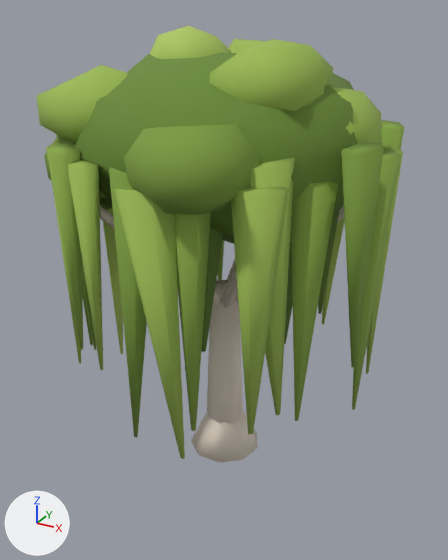
The glTF model web/public/assets/models/trees/willow.glb, before and after one commit.
Both versions are drawn from a 50 mm lens placed at (3.86, -7.06, 6.31), pointed at (0.03, -0.09, 2.83). Lighting does not change. The marker at lower left points along +X, +Y and +Z. The older version comes first. Vertices at exactly the same position are counted once.

Objects in the first picture: 'willow'.
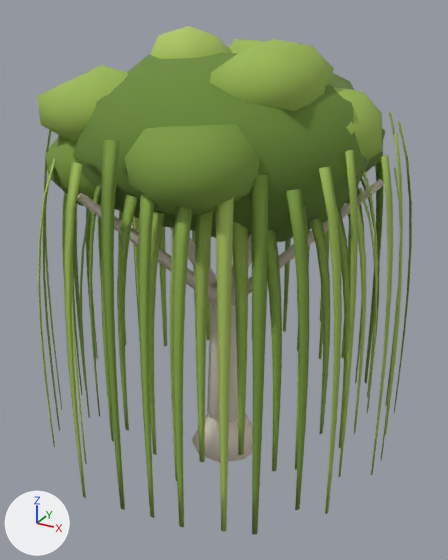
Pixel boxes [x1, y1, x2, y2] of what changed, in the pictures (448 x 560 px):
'willow', reshaped, moved (16% taller)
    before: [37, 26, 404, 463]
    after: [37, 26, 412, 534]
part 1 of me_willow, rebuilt (52% narrower, 46% taller)
    before: [341, 143, 384, 367]
    after: [338, 150, 358, 477]
part 2 of me_willow, rebuilt (not visible before)
    after: [159, 227, 167, 346]
part 3 of me_willow, rebuilt
    before: [365, 120, 404, 354]
    after: [361, 178, 380, 364]
part 4 of me_willow, rebuilt
    before: [50, 145, 81, 363]
    after: [73, 203, 82, 395]
part 5 of me_willow, rebuilt
    before: [68, 160, 103, 370]
    after: [72, 252, 87, 464]
part 6 of me_willow, rebuilt (not visible afterwards)
    before: [322, 205, 345, 324]
part 7 of me_willow, rebuilt (not visible before)
    after: [133, 216, 139, 308]
part 8 of me_willow, rebuilt (68% narrower, 45% taller)
    before: [231, 187, 289, 434]
    after: [250, 175, 268, 534]
part 9 of me_willow, rebuilt
    before: [174, 212, 211, 431]
    after: [195, 211, 213, 462]
part 10 of me_willow, rebuilt (mostly hidden afterwards)
    before: [103, 209, 123, 354]
    after: [99, 217, 101, 265]
part 11 of me_willow, rebuilt (64% narrower)
    before: [251, 158, 295, 415]
    after: [267, 229, 282, 471]
part 12 of me_willow, rebuilt
    before: [291, 181, 338, 421]
    after: [295, 207, 309, 470]
part 13 of me_willow, rebuilt
    before: [56, 134, 93, 346]
    after: [62, 192, 76, 385]
part 14 of me_willow, rebuilt
    before: [109, 167, 147, 437]
    after: [117, 194, 138, 431]
part 15 of me_willow, reshaped
    before: [44, 135, 403, 459]
    after: [38, 112, 412, 532]

The change in detail:
me_willow is used by ob_willow; location (0.0, 0.0, 0.0).
me_willow had 870 vertices, 1544 faces and spanned x -2.24..2.24, y -2.33..2.33, z 0.0..6.1.
me_willow now has 2638 vertices, 4944 faces and spans x -2.47..2.47, y -2.53..2.51, z 0.0..6.1.
me_willow part 1: the loose piece of 12 vertices spanning x 1.84..2.23, y -1.07..-0.51, z 2.3..5.01 is rebuilt with 32 vertices and now spans x 1.86..2.13, y -0.87..-0.69, z 0.8..4.94, in mat_leaf4 (green #9cba54).
me_willow part 2: the loose piece of 12 vertices spanning x -1.94..-1.46, y 0.87..1.44, z 1.76..4.66 is rebuilt with 32 vertices and now spans x -2.02..-1.68, y 1.05..1.36, z 0.5..4.61.
me_willow part 3: the loose piece of 12 vertices spanning x 1.66..2.06, y 0.64..1.16, z 1.61..4.97 is rebuilt with 32 vertices and now spans x 1.51..1.95, y 0.77..1.13, z 0.94..4.25.
me_willow part 4: the loose piece of 12 vertices spanning x -2.01..-1.65, y -1.3..-0.87, z 1.56..4.69 is rebuilt with 32 vertices and now spans x -1.75..-1.38, y -1.31..-0.97, z 1.06..4.57, in mat_leaf2 (green #7a9a3e).
me_willow part 5: the loose piece of 12 vertices spanning x -1.07..-0.6, y -1.96..-1.62, z 2.04..4.71 is rebuilt with 32 vertices and now spans x -1.11..-0.84, y -2.04..-1.74, z 0.6..4.68, in mat_leaf5 (green #aec862).
me_willow part 6: the loose piece of 12 vertices spanning x 0.87..1.38, y 1.28..1.71, z 1.58..4.81 is rebuilt with 32 vertices and now spans x 0.81..1.15, y 1.3..1.7, z 1.37..4.33, in mat_leaf3 (green #8aaa48).
me_willow part 7: the loose piece of 12 vertices spanning x -2.04..-1.72, y 0.3..0.82, z 1.66..4.7 is rebuilt with 32 vertices and now spans x -2.0..-1.66, y 0.41..0.64, z 1.44..4.44.
me_willow part 8: the loose piece of 12 vertices spanning x 1.07..1.54, y -1.89..-1.47, z 1.75..4.68 is rebuilt with 32 vertices and now spans x 1.16..1.51, y -1.98..-1.54, z 0.52..4.78, in mat_leaf2 (green #7a9a3e).
me_willow part 9: the loose piece of 12 vertices spanning x 0.36..0.84, y -2.0..-1.68, z 1.64..4.95 is rebuilt with 32 vertices and now spans x 0.58..0.79, y -1.94..-1.65, z 1.28..4.4, in mat_leaf4 (green #9cba54).
me_willow part 10: the loose piece of 12 vertices spanning x -1.98..-1.66, y -0.44..0.13, z 1.16..4.64 is rebuilt with 32 vertices and now spans x -2.13..-1.79, y -0.21..-0.01, z 1.4..4.51, in mat_leaf3 (green #8aaa48).
me_willow part 11: the loose piece of 12 vertices spanning x 1.02..1.48, y -1.69..-1.23, z 1.8..4.92 is rebuilt with 32 vertices and now spans x 1.1..1.51, y -1.5..-1.13, z 1.1..4.13, in mat_leaf3 (green #8aaa48).
me_willow part 12: the loose piece of 12 vertices spanning x 1.32..1.8, y -1.13..-0.53, z 1.5..4.63 is rebuilt with 32 vertices and now spans x 1.33..1.71, y -1.25..-0.91, z 1.02..4.52, in mat_leaf4 (green #9cba54).
me_willow part 13: the loose piece of 12 vertices spanning x -2.18..-1.8, y -0.94..-0.38, z 1.53..4.87 is rebuilt with 32 vertices and now spans x -2.33..-1.89, y -0.84..-0.57, z 0.64..4.73, in mat_leaf5 (green #aec862).
me_willow part 14: the loose piece of 12 vertices spanning x -0.41..0.27, y -2.08..-1.69, z 1.22..4.73 is rebuilt with 32 vertices and now spans x -0.42..-0.21, y -1.96..-1.62, z 1.36..4.37, in mat_leaf3 (green #8aaa48).
me_willow part 15: 1 vertex moved within x -1.92, y -1.27, z 4.58; 204 vertices removed from x -1.7..2.24, y -2.19..2.17, z 1.24..5.0; 1632 vertices added at x -2.47..2.47, y -2.53..2.51, z 0.45..5.08.
Other edits to the shape of me_willow do not show in these pictures.
Object 'willow' (ob_willow) moves from (0.0, 0.0, 0.0) to (0.0, 0.01, 0.0).
